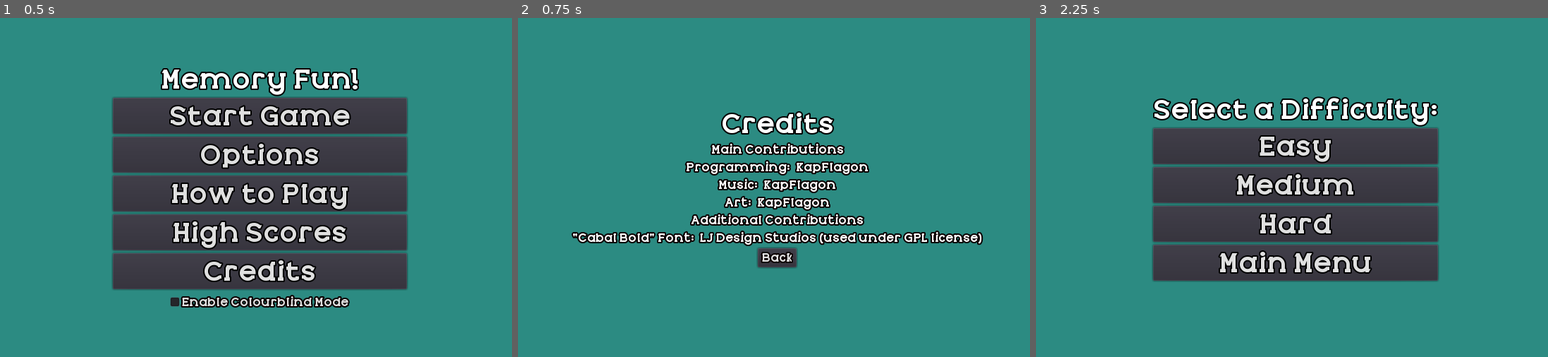
Above: before the commit, frames 1-3 (left to right).
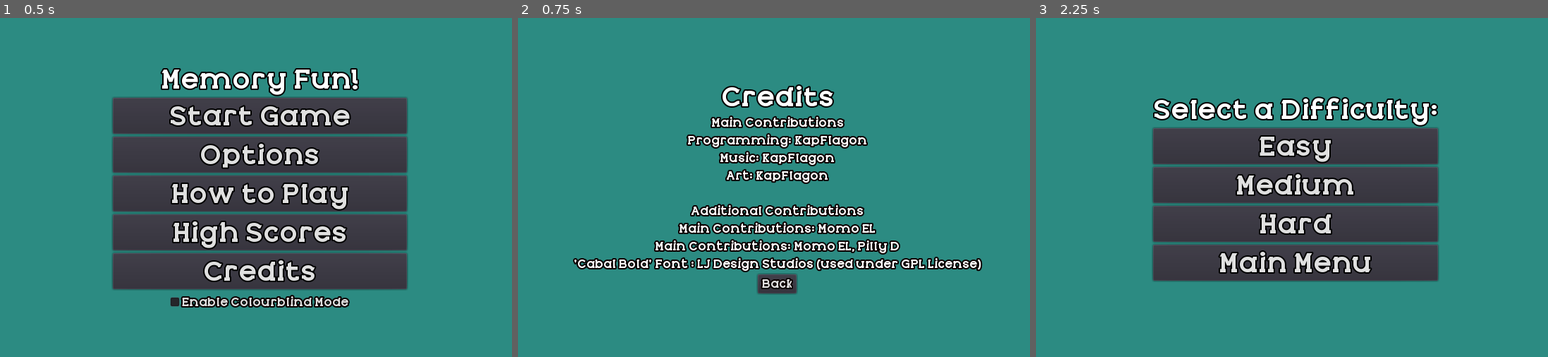
Above: after the commit, the same moments.

Repository: KapFlagon/Memory-Fun
Game: Godot game, scene res://src/screens/StartScreen.tscn
Same seed, same stepped clock (60 frames per second), same inputs: the game is played once before the commit and once after it.
Inputs:
- Up to frame 1 (0.5 s): no input
- Up to frame 2 (0.75 s): click "Credits" at 0.5 s
- Up to frame 3 (2.25 s): click "Back" at 1.25 s; click "Start Game" at 2 s

Frame 1 is identical in both runs. In frame 2, 15% of the frame differs, in the area x 10-91%, y 19-82%; in frame 3, nothing differs.

Commit message:
Added new fields to Credits for testers and translators. Updated credits screen to use code for internationalization.

Diff:
--- a/assets/internationalization/MemoryFun_Internationalization.csv
+++ b/assets/internationalization/MemoryFun_Internationalization.csv
@@ -35,7 +35,8 @@
 CRED_MUSIC,Music,
 CRED_ART,Art,
 CRED_ADD_CONT,Additional Contributions,
-CRED_FONT,“Cabal Bold” Font: LJ Design Studios (used under GPL License),
+CRED_FONT_A,Font ,
+CRED_FONT_B,used under GPL License,
 DIFF_PROMPT,Select a Difficulty,
 DIFF_EASY,Easy,
 DIFF_MED,Medium,
@@ -55,3 +56,5 @@
 RESUME,Resume,
 ON,On,
 OFF,Off,
+CRED_TRANS_FR,French Translation,
+CRED_TESTERS,Testers,
--- a/src/screens/CreditsScreen.gd
+++ b/src/screens/CreditsScreen.gd
@@ -4,8 +4,22 @@
 
 func _ready() -> void:
 	get_node("ColorRect").set_frame_color(PlayerData.get_background_colour())
+	ready_texts()
 
 
 func _on_Back_button_up() -> void:
 	AudioManager.play_rand_sfx()
 	get_tree().change_scene("res://src/screens/StartScreen.tscn")
+
+
+func ready_texts() -> void:
+	$VBox_Credits/ScreenTitle.set_text(tr("CREDITS"))
+	$VBox_Credits/OwnCon.set_text(tr("CRED_MAIN_CONT"))
+	$VBox_Credits/HBox_Prog/Title.set_text(tr("CRED_PROG")+":")
+	$VBox_Credits/HBox_Music/Title.set_text(tr("CRED_MUSIC")+":")
+	$VBox_Credits/HBox_Art/Title.set_text(tr("CRED_ART")+":")
+	$VBox_Credits/OtherCon.set_text(tr("CRED_ADD_CONT"))
+	$VBox_Credits/HBox_trans/Title.set_text(tr("CRED_MAIN_CONT")+":")
+	$VBox_Credits/HBox_testing/Title.set_text(tr("CRED_MAIN_CONT")+":")
+	$VBox_Credits/HBox_Fonts/Title.set_text("'Cabal Bold' " + tr("CRED_FONT_A") + ":")
+	$VBox_Credits/HBox_Fonts/Name.set_text("LJ Design Studios (" + tr("CRED_FONT_B")+")")
--- a/src/screens/CreditsScreen.tscn
+++ b/src/screens/CreditsScreen.tscn
@@ -31,9 +31,9 @@
 }
 
 [node name="ScreenTitle" type="Label" parent="VBox_Credits"]
-margin_top = 127.0
+margin_top = 89.0
 margin_right = 800.0
-margin_bottom = 172.0
+margin_bottom = 134.0
 theme = ExtResource( 3 )
 text = "Credits"
 align = 1
@@ -42,16 +42,16 @@
 }
 
 [node name="OwnCon" type="Label" parent="VBox_Credits"]
-margin_top = 176.0
+margin_top = 138.0
 margin_right = 800.0
-margin_bottom = 197.0
+margin_bottom = 159.0
 text = "Main Contributions"
 align = 1
 
 [node name="HBox_Prog" type="HBoxContainer" parent="VBox_Credits"]
-margin_top = 201.0
+margin_top = 163.0
 margin_right = 800.0
-margin_bottom = 222.0
+margin_bottom = 184.0
 alignment = 1
 
 [node name="Title" type="Label" parent="VBox_Credits/HBox_Prog"]
@@ -68,9 +68,9 @@
 text = "KapFlagon"
 
 [node name="HBox_Music" type="HBoxContainer" parent="VBox_Credits"]
-margin_top = 226.0
+margin_top = 188.0
 margin_right = 800.0
-margin_bottom = 247.0
+margin_bottom = 209.0
 theme = ExtResource( 2 )
 alignment = 1
 __meta__ = {
@@ -90,9 +90,9 @@
 text = "KapFlagon"
 
 [node name="HBox_Art" type="HBoxContainer" parent="VBox_Credits"]
-margin_top = 251.0
+margin_top = 213.0
 margin_right = 800.0
-margin_bottom = 272.0
+margin_bottom = 234.0
 theme = ExtResource( 2 )
 alignment = 1
 __meta__ = {
@@ -111,17 +111,59 @@
 margin_bottom = 21.0
 text = "KapFlagon"
 
+[node name="Spacer" type="Label" parent="VBox_Credits"]
+margin_top = 238.0
+margin_right = 800.0
+margin_bottom = 259.0
+align = 1
+
 [node name="OtherCon" type="Label" parent="VBox_Credits"]
-margin_top = 276.0
+margin_top = 263.0
 margin_right = 800.0
-margin_bottom = 297.0
+margin_bottom = 284.0
 text = "Additional Contributions"
 align = 1
 
+[node name="HBox_trans" type="HBoxContainer" parent="VBox_Credits"]
+margin_top = 288.0
+margin_right = 800.0
+margin_bottom = 309.0
+alignment = 1
+
+[node name="Title" type="Label" parent="VBox_Credits/HBox_trans"]
+margin_left = 259.0
+margin_right = 454.0
+margin_bottom = 21.0
+text = "French Translation:"
+
+[node name="Name" type="Label" parent="VBox_Credits/HBox_trans"]
+margin_left = 458.0
+margin_right = 540.0
+margin_bottom = 21.0
+text = "Momo EL"
+
+[node name="HBox_testing" type="HBoxContainer" parent="VBox_Credits"]
+margin_top = 313.0
+margin_right = 800.0
+margin_bottom = 334.0
+alignment = 1
+
+[node name="Title" type="Label" parent="VBox_Credits/HBox_testing"]
+margin_left = 284.0
+margin_right = 362.0
+margin_bottom = 21.0
+text = "Testers:"
+
+[node name="Name" type="Label" parent="VBox_Credits/HBox_testing"]
+margin_left = 366.0
+margin_right = 516.0
+margin_bottom = 21.0
+text = "Momo EL, Pilly D"
+
 [node name="HBox_Fonts" type="HBoxContainer" parent="VBox_Credits"]
-margin_top = 301.0
+margin_top = 338.0
 margin_right = 800.0
-margin_bottom = 322.0
+margin_bottom = 359.0
 alignment = 1
 
 [node name="Title" type="Label" parent="VBox_Credits/HBox_Fonts"]
@@ -138,9 +180,9 @@
 
 [node name="Back" type="Button" parent="VBox_Credits"]
 margin_left = 372.0
-margin_top = 326.0
+margin_top = 363.0
 margin_right = 427.0
-margin_bottom = 353.0
+margin_bottom = 390.0
 grow_horizontal = 0
 grow_vertical = 0
 size_flags_horizontal = 4
Binary file changed: assets/internationalization/MemoryFun_Internationalization.en.translation
Binary file changed: assets/internationalization/MemoryFun_Internationalization.fr.translation
Not shown, changed: ToDo
Not shown, removed: assets/internationalization/.~lock.MemoryFun_Internationalization.csv#
